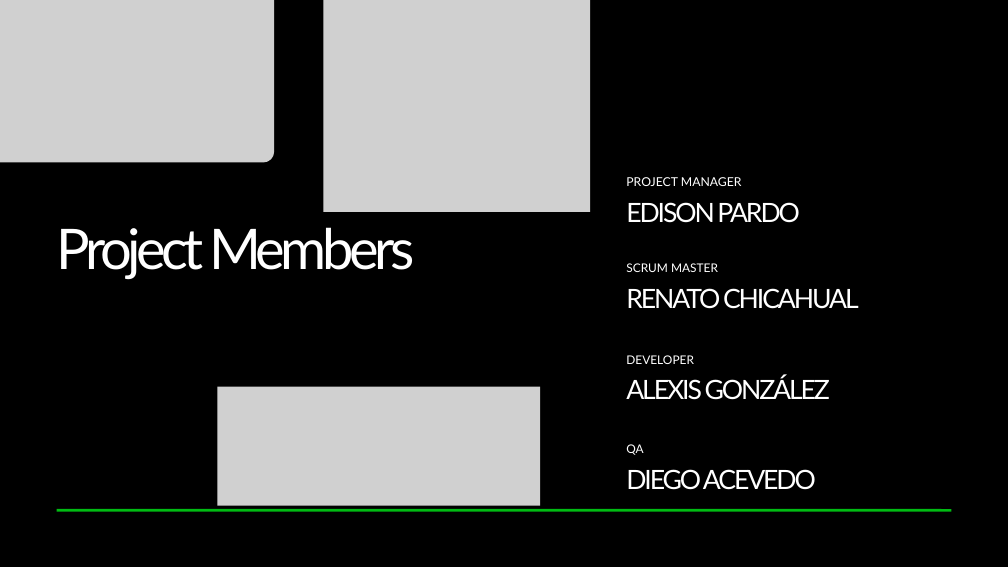
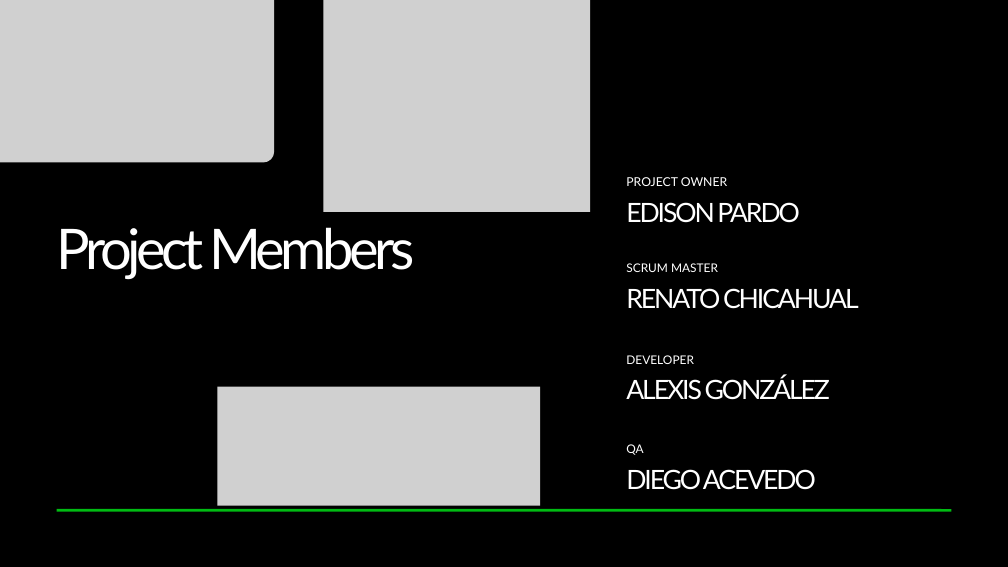
Before and after one commit to RenatoXD4/SPLanner, a slide deck: slide 3 of Fase 3/Evidencias grupales/Presentación Final del proyecto (Inglés).pptx. Drawn at 1008x567 pixels with LibreOffice and Linux fonts; fonts in the diff are those of the drawing; grey boxes stand for pictures. Boxes give left, top, right and bottom in pixels: in the first picture for what was removed or moved away, otherwise in the second. Text is boxed around its words. In the diff, an @@ line names an element or a change of style, - is before the commit and + after.

Commit message:
chore: Subir presentación corregida en inglés

```diff
--- a/Fase 3/Evidencias grupales/Presentación Final del proyecto (Inglés).pptx
+++ b/Fase 3/Evidencias grupales/Presentación Final del proyecto (Inglés).pptx
@@ text at box(626, 177, 727, 186): text changed @@
-PROJECT MANAGER
+PROJECT OWNER
```
